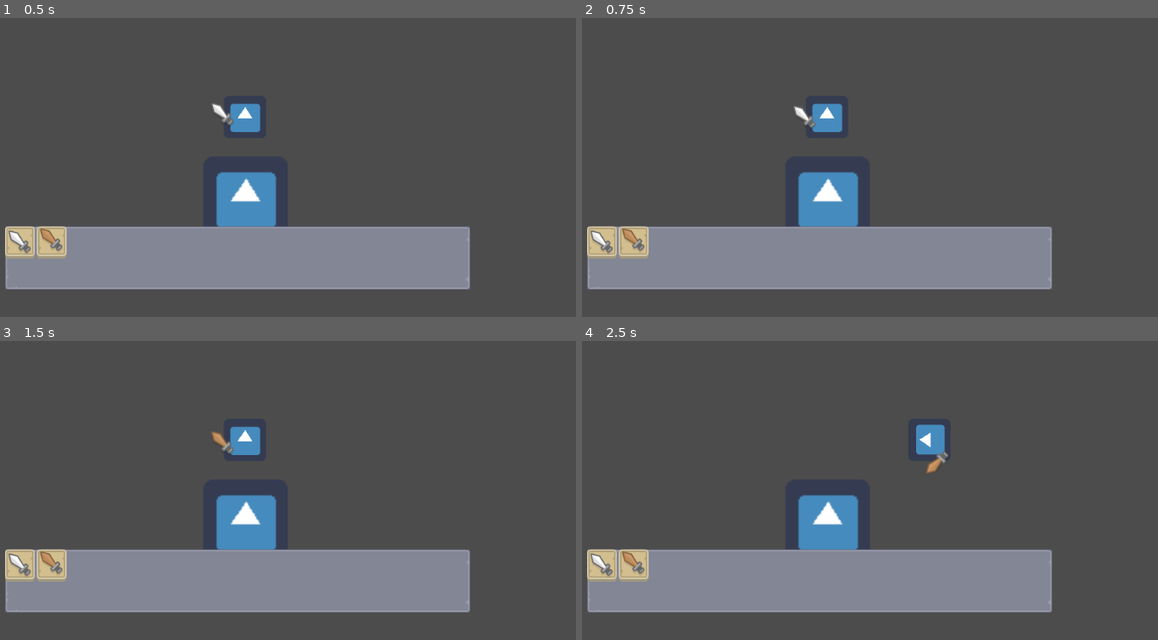
Above: before the commit, frames 1-4 (two rows, left to right).
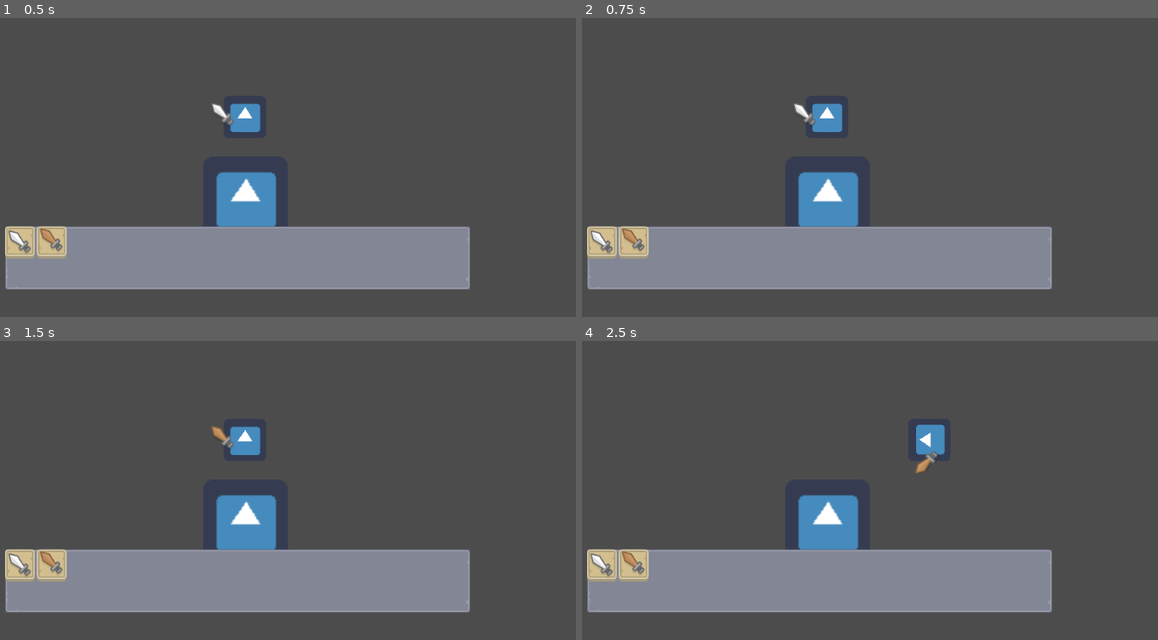
Above: after the commit, the same moments.

Repository: hal255/godot_boss_battles
Game: Godot game, scene res://scenes/World.tscn
The game is run twice, just before and just after one commit, with the same random seed, the same clock (stepped at 60 frames per second) and the same inputs. The engine's default icon, where the game draws it, is replaced by a stand-in: a white triangle on a blue panel in a dark square.
Inputs (mouse positions are in pixels of both pictures, inside the frame that each line leads up to):
- Up to frame 1 (0.5 s): no input
- Up to frame 2 (0.75 s): click (599, 242) at 0.5 s
- Up to frame 3 (1.5 s): click (51, 565) at 1.25 s
- Up to frame 4 (2.5 s): tap Enter at 2 s; move the mouse to (967, 427) at 2.02 s; hold Right from 2.03 s (still down); click (967, 427) at 2.17 s; tap Space at 2.27 s

Frame 1 is identical in both runs. In frame 2, 0.1% of the frame differs, in the area x 36-41%, y 28-37%; in frame 3, 0.2%; in frame 4, 0.2%, in the area x 57-64%, y 36-45%.

Commit message:
Issue #11: Player can now swing dagger and cancel

Diff:
--- a/gd_scripts/player_scripts/script_player.gd
+++ b/gd_scripts/player_scripts/script_player.gd
@@ -61,6 +61,10 @@
 
 func toggle_is_attacking(attack_mode):
 	is_attacking = attack_mode
+	return is_attacking
 
 func get_player_rotation():
 	return rotation
+
+func get_player_position():
+	return position
--- a/gd_scripts/weapon_scripts/script_weapon_handler.gd
+++ b/gd_scripts/weapon_scripts/script_weapon_handler.gd
@@ -1,13 +1,19 @@
 extends KinematicBody2D
 
 export (int) var speed = 200
+export (int) var reset_speed = 1000
 export (float) var rotation_speed = 1.5
 
 var velocity = Vector2()
 var is_animating = false
 
-var prev_position = position
+var start_x = 0
+var start_y = 0
 var target_pos = Vector2()
+
+func _init():
+	start_x = position.x
+	start_y = position.y
 
 func _physics_process(delta):
 	move_and_slide(target_pos * delta)
@@ -22,12 +28,16 @@
 	var weapon_size_y = get_node('Sprite').get_rect().size[1]
 	var player_rotation = get_parent().get_player_rotation()
 	target_pos = Vector2(0, weapon_size_y).rotated(player_rotation) * speed
+	print("current_pos: ", position.x, ", ", position.y)
 
 
 func cancel_poke():
 	var player_body_node = get_parent().toggle_is_attacking(false)
 	rotation = deg2rad(0)
-	target_pos = Vector2(0,0)
+	var player_rotation = get_parent().get_player_rotation()
+	target_pos = Vector2(0, 0).rotated(player_rotation)
+	position.x = start_x
+	position.y = start_y
 	is_animating = false
 
 func _input(event):
